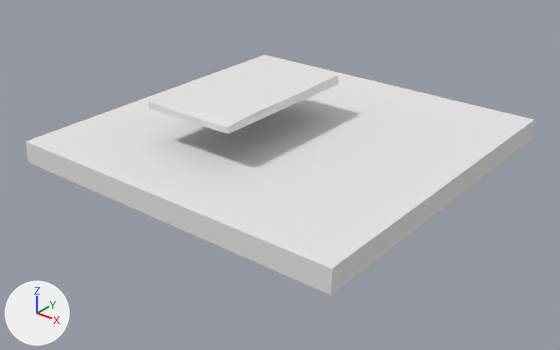
An edit to the glTF model na-project-portal/26-Projects/SK02__AscottGardens/30__TrueVision__AppContent/DesignPhase01__ConceptDesign__ExistingBuilding/SK02__TrueVision__LandscapeEnvironment__MeshModel__.glb, drawn before and after from the same camera.
Rendered twice from a camera (50 mm lens) standing at (117.8, -105.3, 55.9) and looking at (21.9, 14.7, -18.4). The lights are fixed; the arrows at lower left show +X, +Y and +Z. The picture after the commit comes second. Vertices at exactly the same position are counted once.

In view in the first picture: '07__Landscape::Default'.
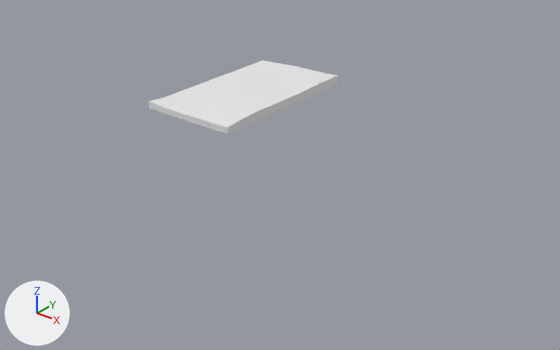
What changed in the scene script:
```text
Change me_mesh_0_07__landscape__default:
    used by ob_07__landscape__default; location = (0.0, 0.0, 0.0)
    remove me_mesh_0_07__landscape__default.from_pydata(...)  # 886 vertices, 1764 faces; spans x -20.0..60.0, y -20.0..60.0, z -15.0..0.1
    add me_mesh_0_07__landscape__default.from_pydata(...)  # 878 vertices, 1752 faces; spans x 2.0..24.0, y -4.0..33.0, z -2.0..0.1
    me_mesh_0_07__landscape__default part 1: the loose piece of 8 vertices spanning x -20.0..60.0, y -20.0..60.0, z -15.0..-10.0 is deleted
```

What differs and where, as boxes (x1, y1, x2, y2) in the pictures (560 x 350 px):
'07__Landscape::Default', reshaped (63% narrower, 69% shorter)
    before: (25, 55, 534, 295)
    after: (148, 60, 338, 134)
part 1 of me_mesh_0_07__landscape__default, deleted
    before: (25, 55, 534, 295)
